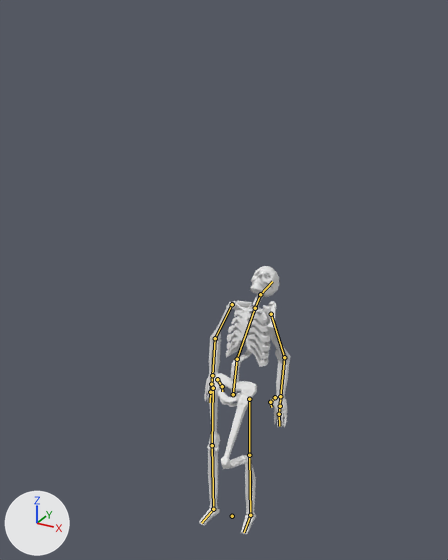
Before and after pictures for a commit that changed the Blender file Skeleton/realistic_skeleton.blend.
Both versions are drawn from a camera (50 mm lens) standing at (83.6, -158.6, 105.7) and looking at (-7.7, 7.3, 22.8). The axes (+X, +Y, +Z) are drawn at lower left. The lights are the same throughout. Both versions are drawn at the pose saved in each file; the numbers are the values there. The bones that bend it are drawn over the model as lines.

Objects in the first picture: 'Skeleton'.
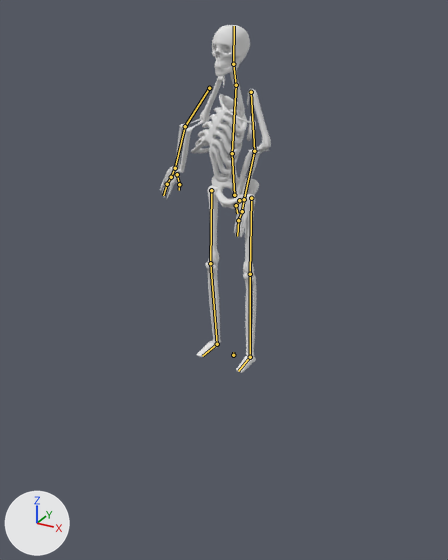
Where the change shows, as pixel boxes [x1, y1, x2, y2] in the pictures (448 x 560 px):
'Skeleton', posed (20% wider, 30% taller)
    before: [199, 266, 291, 534]
    after: [160, 25, 271, 373]
bone 'Root', root to tip
    before: (232, 516) to (232, 514)
    after: (233, 355) to (233, 352)
bone 'pelvis', root to tip
    before: (233, 394) to (237, 359)
    after: (234, 195) to (232, 153)
bone 'chest', root to tip
    before: (237, 359) to (255, 308)
    after: (232, 153) to (236, 85)
bone 'neck', root to tip
    before: (255, 308) to (260, 294)
    after: (236, 85) to (233, 64)
bone 'head', root to tip
    before: (260, 294) to (272, 281)
    after: (233, 64) to (234, 26)
bone 'bicep.l', root to tip
    before: (271, 314) to (284, 357)
    after: (251, 92) to (254, 151)
bone 'forearm.l', root to tip
    before: (284, 357) to (280, 396)
    after: (254, 151) to (244, 199)
bone 'wrist.l', root to tip
    before: (280, 396) to (280, 406)
    after: (244, 199) to (242, 211)
bone 'bicep.r', root to tip
    before: (232, 304) to (215, 338)
    after: (209, 88) to (185, 126)
bone 'forearm.r', root to tip
    before: (215, 338) to (212, 375)
    after: (185, 126) to (175, 168)
bone 'wrist.r', root to tip
    before: (212, 375) to (211, 384)
    after: (175, 168) to (171, 177)
bone 'thigh.l', root to tip
    before: (249, 399) to (249, 455)
    after: (251, 198) to (250, 274)
bone 'thigh.r', root to tip
    before: (213, 388) to (212, 445)
    after: (211, 190) to (210, 263)
bone 'shin.r', root to tip
    before: (212, 445) to (213, 509)
    after: (210, 263) to (217, 344)

The edits, one by one:
Bone 'Root' (bone_root) moves from (0.0, -70.2, 0.0) to (0.0, 0.0, 0.0).
Bone 'Root' (bone_root) turns from (0, 0, 0) to (0, -5, 0) degrees about its own x, y and z.
Bone 'pelvis' (bone_pelvis) turns from (-19, 0, 0) to (0, 0, 0) degrees about its own x, y and z.
Bone 'chest' (bone_chest) turns from (20, 0, 0) to (0, -6, 0) degrees about its own x, y and z.
Bone 'neck' (bone_neck) turns from (23, 0, 0) to (0, 0, 0) degrees about its own x, y and z.
Bone 'head' (bone_head) turns from (20, 0, 0) to (0, 0, 0) degrees about its own x, y and z.
Bone 'bicep.l' (bone_bicep_l) turns from (23, 9, 24) to (-13, -6, 16) degrees about its own x, y and z.
Bone 'forearm.l' (bone_forearm_l) turns from (0, 0, 0) to (2, 1, 8) degrees about its own x, y and z.
Bone 'wrist.l' (bone_wrist_l) turns from (0, 0, 0) to (2, 24, 0) degrees about its own x, y and z.
Bone 'bicep.r' (bone_bicep_r) turns from (18, -17, 20) to (-12, -11, 15) degrees about its own x, y and z.
Bone 'forearm.r' (bone_forearm_r) turns from (0, 0, 0) to (1, -3, -5) degrees about its own x, y and z.
Bone 'wrist.r' (bone_wrist_r) turns from (0, 0, 0) to (0, 24, -5) degrees about its own x, y and z.
Bone 'thigh.l' (bone_thigh_l) turns from (20, -1, 6) to (0, 4, 0) degrees about its own x, y and z.
Bone 'thigh.r' (bone_thigh_r) turns from (16, -1, 5) to (0, -7, 2) degrees about its own x, y and z.
Bone 'shin.r' (bone_shin_r) turns from (0, 0, 0) to (0, 6, 3) degrees about its own x, y and z.
